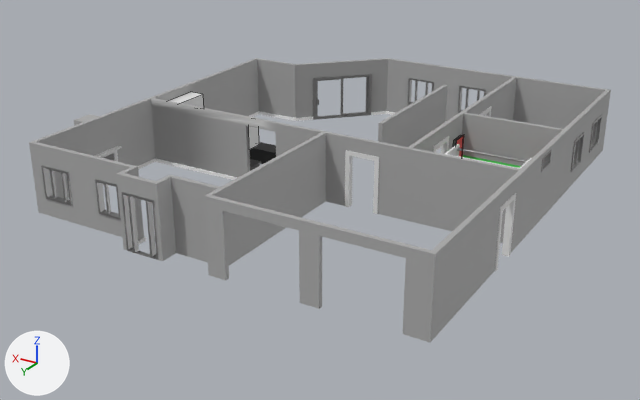
Renders of the FBX model Assets/Models/House Geometry/Game Jam House.fbx from each side of a commit.
One viewpoint serves both versions: a 50 mm lens placed at (-27.3, 35.0, 19.5), pointed at (-3.0, -5.5, -0.8). Lighting does not change. The marker at lower left points along +X, +Y and +Z. Mesh edges are drawn as thin lines on the coarser meshes. Where no turn or scale is listed for an object, it has been applied to the vertices.

Names of what the first picture shows: 'Doorframes', 'House Walls', 'Plane', 'Sliding Door'.
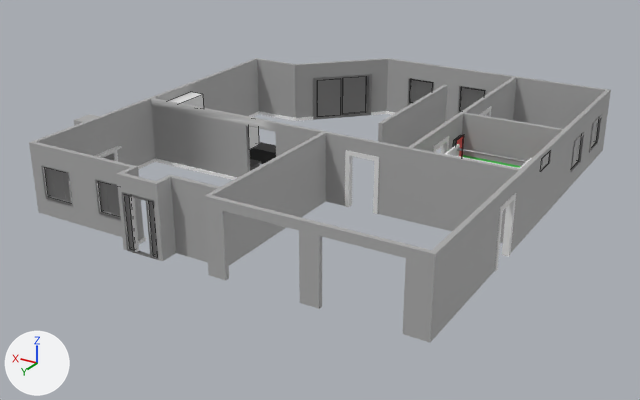
Commit message: Added Glass to House

Pixel boxes (x1, y1, x2, y2) of what changed, in the pictures (640 x 400 px):
'Cube.007', added
    after: (45, 77, 599, 257)

The change, as a list of edits to the scene's bpy script:
```text
Add me_cube_042_1:
    me_cube_042_1.from_pydata(...)  # 96 vertices, 72 faces; spans x -0.1..23.3, y -12.6..13.8, z -3.4..0.2
    me_cube_042_1.materials.append(mat_metal)  # grey #a1a1a1
Add ob_cube_007:
    ob_cube_007 = bpy.data.objects.new('Cube.007', me_cube_042_1)
    ob_cube_007.location = (-15.12, -7.59, 3.5)
```
